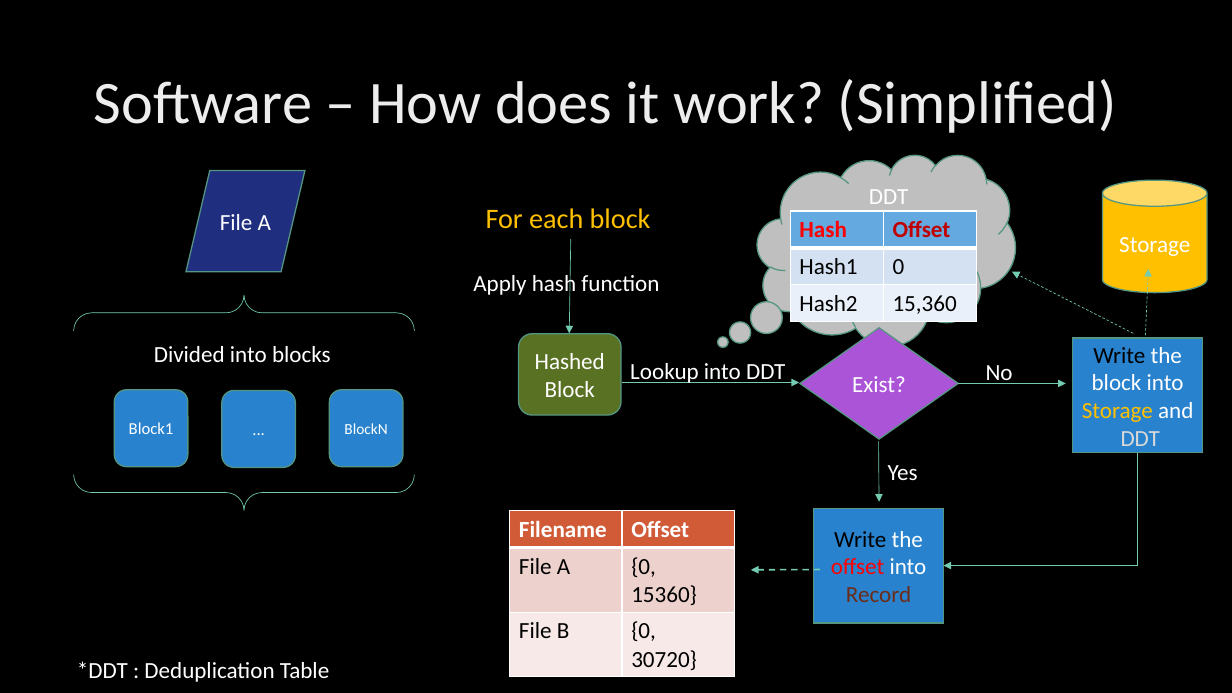
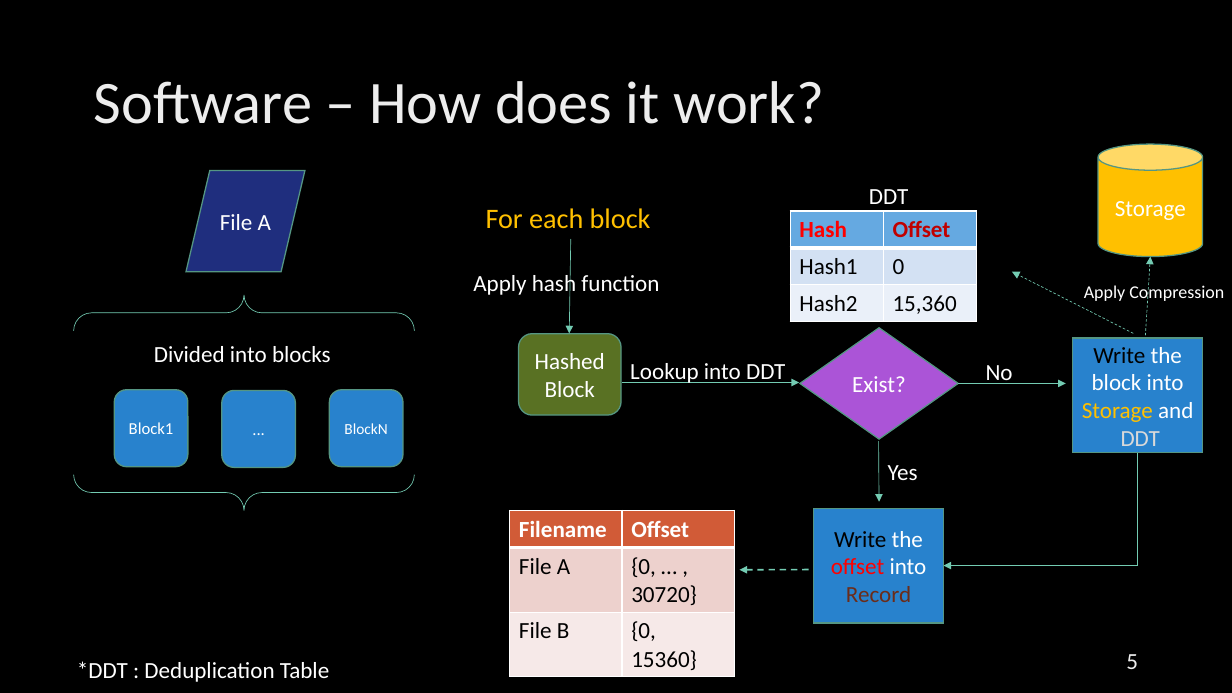
Before and after one commit to parfaire/DaDeDupNew, a slide deck: slide 5 of dd/DaDeDup.pptx (slide 6 before the commit). Drawn at 1232x693 pixels with LibreOffice and Linux fonts; fonts in the diff are those of the drawing; background and template pictures are left out. Boxes give left, top, right and bottom in pixels: in the first picture for what was removed or moved away, otherwise in the second. Text is boxed around its words. In the diff, an @@ line names an element or a change of style, - is before the commit and + after.

```diff
--- a/dd/DaDeDup.pptx
+++ b/dd/DaDeDup.pptx
@@ title at (94, 81, 824, 124): text changed @@
-Software – How does it work? (Simplified)
+Software – How does it work?
@@ cylinder "Storage": place and size @@
-cylinder "Storage" at (1103, 180, 1207, 293)
+cylinder "Storage" at (1098, 144, 1202, 257)
@@ thought cloud removed at (758, 154, 1016, 346) @@
@@ arrow moved from (1146, 335) - (1149, 269) to (1146, 335) - (1151, 257) @@
@@ text added at (1084, 283, 1224, 303), 14 pt, text #FFFFFF @@
+Apply Compression
@@ table at (510, 510, 736, 674) @@
-row 2, column 2: {0, 15360}
+row 2, column 2: {0, … , 30720}
-row 3, column 2: {0, 30720}
+row 3, column 2: {0, 15360}
@@ arrow moved from (820, 569) - (751, 570) to (809, 569) - (739, 570) @@
@@ page number added at (1126, 654, 1138, 669), 18 pt, text gradient #9E9E9E to #EDEDED to #FFFFFF @@
+5
```
Also in this commit, not shown: 9 other slides changed, 1 other file.
